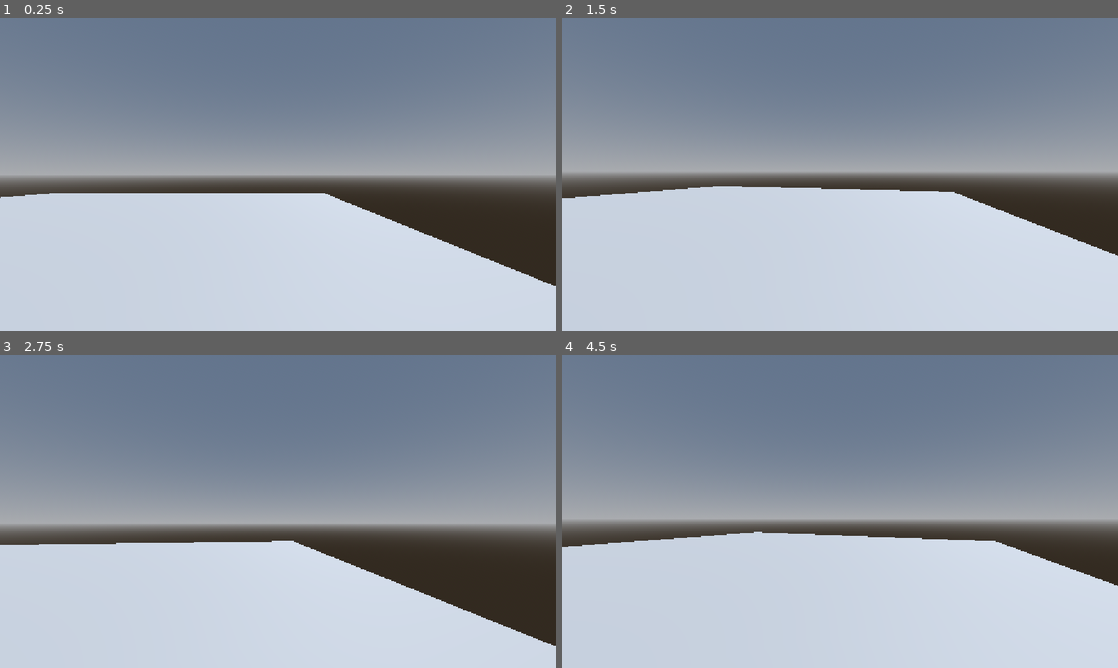
Above: before the commit, frames 1-4 (two rows, left to right).
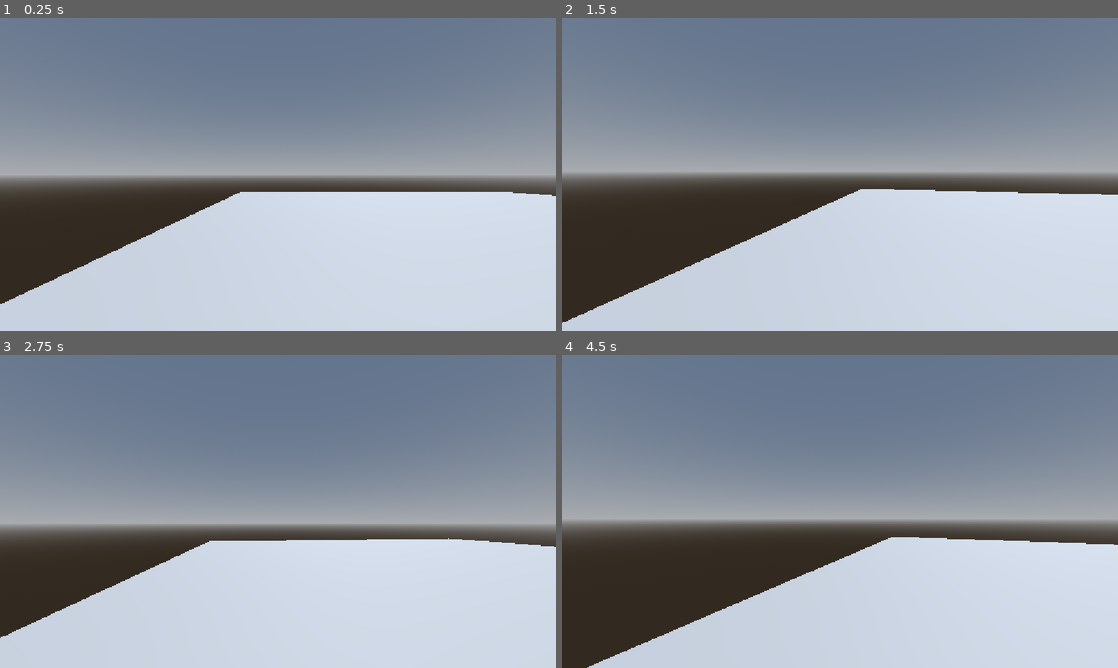
Above: after the commit, the same moments.

Repository: ShadowFlame-EthanG/comfy_autumn_jam_2026
Game: Godot game, scene res://Scenes/diner.tscn
Two runs of this game, one before a commit and one after it. Both use one fixed random seed, a clock stepped at 60 frames per second and the inputs below.
Inputs (mouse positions are in pixels of both pictures, inside the frame that each line leads up to):
- Up to frame 1 (0.25 s): no input
- Up to frame 2 (1.5 s): tap Enter at 0.5 s; move the mouse to (867, 174) at 0.52 s; tap Space at 1.25 s; move the mouse to (812, 174) at 1.27 s
- Up to frame 3 (2.75 s): tap Enter at 2 s; move the mouse to (289, 505) at 2.02 s
- Up to frame 4 (4.5 s): tap Space at 2.75, 4.25 s; move the mouse to (834, 517) at 2.77 s; tap Enter at 3.5 s; move the mouse to (878, 514) at 3.52 s; move the mouse to (795, 508) at 4.27 s

The runs differ from the first frame. In frame 1, 14% of the frame differs, in the area x 0-100%, y 55-92%; in frame 2, 14%; in frame 3, 14%; in frame 4, 15%, in the area x 0-100%, y 56-100%.

Commit message:
Camera look fixed!

Diff:
--- a/comfy-autumn-jam-noire/Scenes/diner.tscn
+++ b/comfy-autumn-jam-noire/Scenes/diner.tscn
@@ -29,6 +29,18 @@
 mesh = SubResource("PlaneMesh_pb32r")
 
 [node name="Player" parent="." unique_id=1787083053 instance=ExtResource("1_2p1rj")]
-transform = Transform3D(1, 0, 0, 0, 1, 0, 0, 0, 1, 8.226894, 1.0527066, 6.812578)
+transform = Transform3D(1, 0, 0, 0, 1, 0, 0, 0, 1, -8.985661, 0.97501385, 6.812578)
+
+[node name="DinerObjects" type="Node3D" parent="." unique_id=1725515699]
+
+[node name="CSGCombiner3D" type="CSGCombiner3D" parent="DinerObjects" unique_id=136111254]
+
+[node name="CSGBox3D" type="CSGBox3D" parent="DinerObjects/CSGCombiner3D" unique_id=2026783698]
+transform = Transform3D(1, 0, 0, 0, 1, 0, 0, 0, 1, -9.054483, 1.056339, 8.1142025)
+size = Vector3(3.0544434, 2.8862915, 1)
+
+[node name="CSGBox3D2" type="CSGBox3D" parent="DinerObjects/CSGCombiner3D" unique_id=1281190227]
+transform = Transform3D(1, 0, 0, 0, 1, 0, 0, 0, 1, -9.054769, 0.11195731, 6.9326754)
+size = Vector3(3.0544434, 0.8119583, 1.6533203)
 
 [editable path="Player"]
--- a/comfy-autumn-jam-noire/Scripts/player.gd
+++ b/comfy-autumn-jam-noire/Scripts/player.gd
@@ -12,7 +12,8 @@
 	if event is InputEventMouseMotion and Input.mouse_mode == Input.MOUSE_MODE_CAPTURED:
 		head.rotate_y(-event.relative.x * look_sensitivity)
 		camera.rotate_x(-event.relative.y * look_sensitivity)
-		camera.rotation.x = clamp(camera.rotation.x, deg_to_rad(-80), deg_to_rad(80))
+		camera.rotation.x = clampf(camera.rotation.x, deg_to_rad(-40), deg_to_rad(40))
+		head.rotation.y = clampf(head.rotation.y, deg_to_rad(-80), deg_to_rad(80))
 
 	if Input.is_action_just_pressed("escape"):
 		Input.mouse_mode = Input.MOUSE_MODE_VISIBLE
